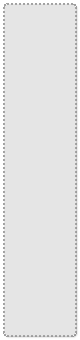
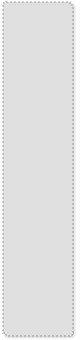
Comparing the layer stacks of the two (80, 340) images. Changes:
removed layer "Pasted Layer" (was 32%) over [4, 4, 76, 336]
removed layer "Layer #2" (was 91%) over [3, 3, 77, 337]
"Drop Shadow": opacity 27% → 100%, painted on it over [2, 1, 79, 339]
